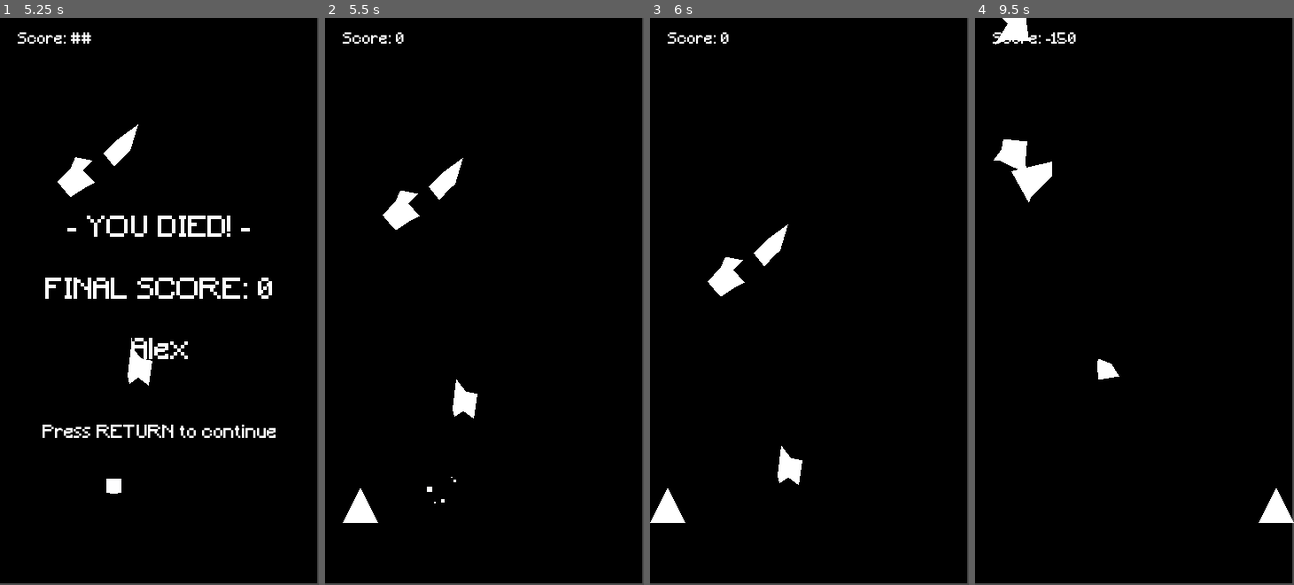
Above: before the commit, frames 1-4 (left to right).
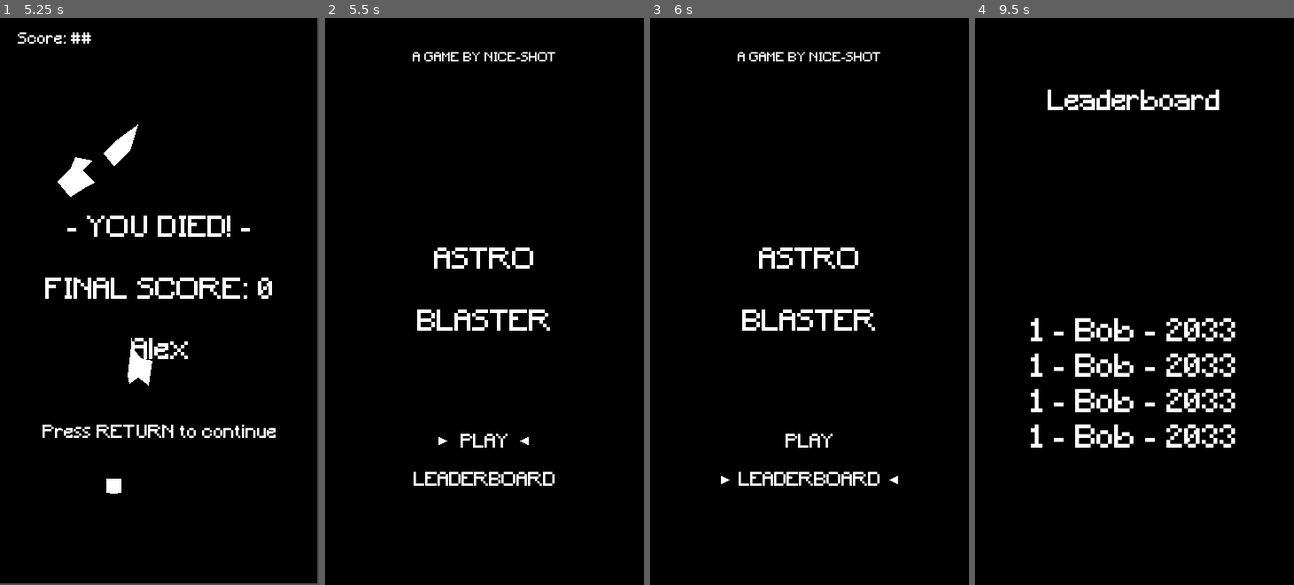
Above: after the commit, the same moments.

Repository: nice-shot/godot_shmup
Game: Godot game, scene res://scenes/main.tscn
The game is run twice, just before and just after one commit, with the same random seed, the same clock (stepped at 60 frames per second) and the same inputs.
Inputs (mouse positions are in pixels of both pictures, inside the frame that each line leads up to):
- Up to frame 1 (5.25 s): tap Enter (ui_accept) at 0.5, 0.77, 2, 2.27, 2.75, 3.5, 3.77, 4.25, 4.52, 5 s; hold Right (ui_right) 0.53-1.25 s; click (159, 352) at 1.27 s; type "Alex" at 1.35 s; hold Down (ui_down) 2.03-2.78 s; hold Right (ui_right) 2.78-3.53 s; hold Up (ui_up) 3.53-4.28 s; hold Left (ui_left) from 4.28 s (still down)
- Up to frame 2 (5.5 s): keep holding Left (ui_left); tap Enter (ui_accept) at 5.27 s
- Up to frame 3 (6 s): release Left (ui_left) at 5.78 s; hold Down (ui_down) from 5.78 s (still down)
- Up to frame 4 (9.5 s): release Down (ui_down) at 6.53 s; hold Right (ui_right) 6.53-7.28 s; tap Enter (ui_accept) at 6.77, 7.52, 8.27 s; hold Up (ui_up) 7.28-8.03 s; hold Right (ui_right) 8.03-8.78 s; hold Down (ui_down) from 8.78 s (still down)

Frame 1 is identical in both runs. In frame 2, 4.9% of the frame differs, in the area x 0-100%, y 0-100%; in frame 3, 4.7%; in frame 4, 7.7%.

Commit message:
Changed game to reload scene when restarting

Diff:
--- a/scripts/game_manager.gd
+++ b/scripts/game_manager.gd
@@ -47,21 +47,7 @@
 func _on_continue():
     # Send score data
     emit_signal("ended", $DeathMessage/EnterName.text, score)
-
-    # Hide death menu
-    $DeathMessage.visible = false
-    $DeathMessage.disconnect("finished", self, "_on_continue")
-    # Reset game score
-    score = 0
-    update_score(0)
-    # Restore ship
-    $Ship/Collider/CollisionPolygon.disabled = false
-    $Ship.visible = true
-    # Delete all asteroids
-
-
-    # Restore asteroid spawner
-    $AsteroidSpawner.start()
+    get_tree().reload_current_scene()
 
 #func _load_score():
 #    var save_file = File.new()
